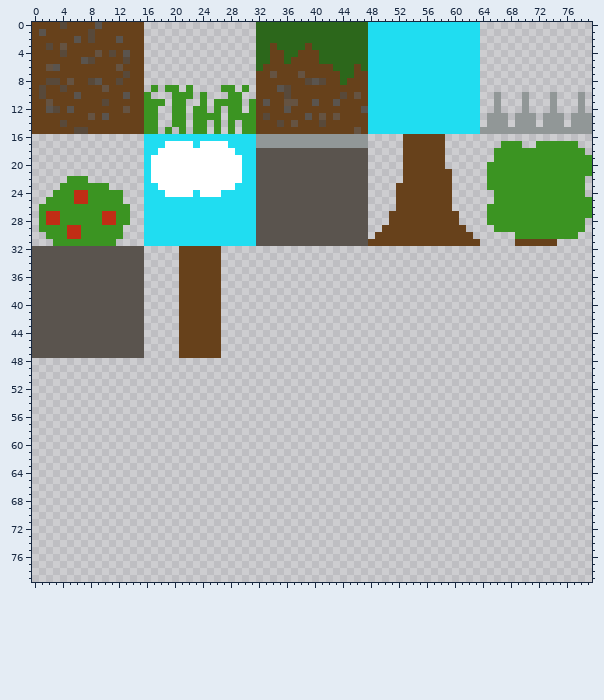
Two states of a sprite sheet, build/Wolfie2D/dist/project_assets/tilemaps/Plains.png. This is how it looked before the edit.
The file is 80x80 pixels.
The same view after the edit:
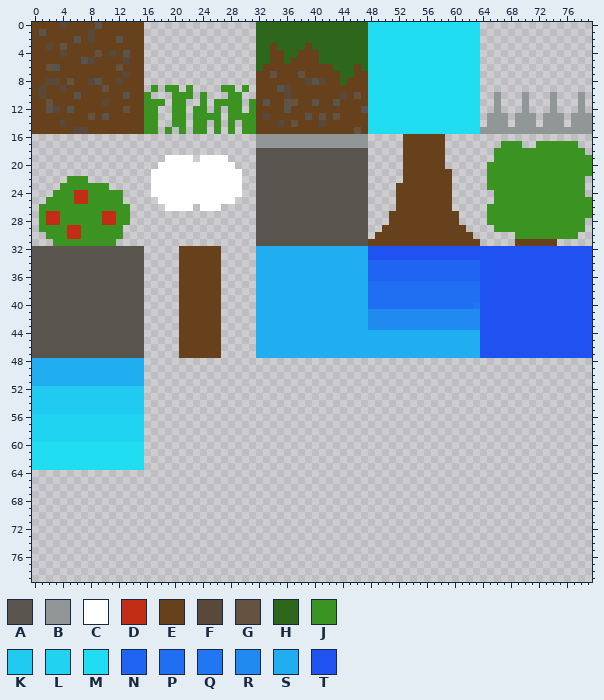
Palette (. is transparent): A #5a544e  B #919797  C #ffffff  D #c12d15  E #67411b  F #58493a  G #655342  H #2c671b  J #3b9422  K #20caf1  L #20d3f1  M #20ddf1  N #2065f1  P #206ef1  Q #2077f1  R #208af1  S #20aef1  T #2052f1
The commit says: Keyboard Input changes and updated plains
Diff:
Changed rows in their new state; - is an unchanged pixel.
first column x 0:
16 ----------------................------------------------------------------------
17 ----------------................------------------------------------------------
18 ----------------................------------------------------------------------
19 ----------------...----.----....------------------------------------------------
20 ----------------..-----------...------------------------------------------------
21 ----------------.-------------..------------------------------------------------
22 ----------------.-------------..------------------------------------------------
23 ----------------.C-----------C..------------------------------------------------
24 ----------------.CC----C---CCC..------------------------------------------------
25 ----------------..CCCCCCCCCCC...------------------------------------------------
26 ----------------...CCCC.CCC.....------------------------------------------------
27 ----------------................------------------------------------------------
28 ----------------................------------------------------------------------
29 ----------------................------------------------------------------------
30 ----------------................------------------------------------------------
31 ----------------................------------------------------------------------
32 --------------------------------SSSSSSSSSSSSSSSSTTTTTTTTTTTTTTTTTTTTTTTTTTTTTTTT
33 --------------------------------SSSSSSSSSSSSSSSSTTTTTTTTTTTTTTTTTTTTTTTTTTTTTTTT
34 --------------------------------SSSSSSSSSSSSSSSSNNNNNNNNNNNNNNNNTTTTTTTTTTTTTTTT
35 --------------------------------SSSSSSSSSSSSSSSSNNNNNNNNNNNNNNNNTTTTTTTTTTTTTTTT
36 --------------------------------SSSSSSSSSSSSSSSSNNNNNNNNNNNNNNNNTTTTTTTTTTTTTTTT
37 --------------------------------SSSSSSSSSSSSSSSSPPPPPPPPPPPPPPPPTTTTTTTTTTTTTTTT
38 --------------------------------SSSSSSSSSSSSSSSSPPPPPPPPPPPPPPPPTTTTTTTTTTTTTTTT
39 --------------------------------SSSSSSSSSSSSSSSSPPPPPPPPPPPPPPPPTTTTTTTTTTTTTTTT
40 --------------------------------SSSSSSSSSSSSSSSSPPPPPPPPPPPPPPPQTTTTTTTTTTTTTTTT
41 --------------------------------SSSSSSSSSSSSSSSSRRRRRRRRRRRRRRRRTTTTTTTTTTTTTTTT
42 --------------------------------SSSSSSSSSSSSSSSSRRRRRRRRRRRRRRRRTTTTTTTTTTTTTTTT
43 --------------------------------SSSSSSSSSSSSSSSSRRRRRRRRRRRRRRRRTTTTTTTTTTTTTTTT
44 --------------------------------SSSSSSSSSSSSSSSSSSSSSSSSSSSSSSSSTTTTTTTTTTTTTTTT
45 --------------------------------SSSSSSSSSSSSSSSSSSSSSSSSSSSSSSSSTTTTTTTTTTTTTTTT
46 --------------------------------SSSSSSSSSSSSSSSSSSSSSSSSSSSSSSSSTTTTTTTTTTTTTTTT
47 --------------------------------SSSSSSSSSSSSSSSSSSSSSSSSSSSSSSSSTTTTTTTTTTTTTTTT
48 SSSSSSSSSSSSSSSS----------------------------------------------------------------
49 SSSSSSSSSSSSSSSS----------------------------------------------------------------
50 SSSSSSSSSSSSSSSS----------------------------------------------------------------
51 SSSSSSSSSSSSSSSS----------------------------------------------------------------
52 KKKKKKKKKKKKKKKK----------------------------------------------------------------
53 KKKKKKKKKKKKKKKK----------------------------------------------------------------
54 KKKKKKKKKKKKKKKK----------------------------------------------------------------
55 KKKKKKKKKKKKKKKK----------------------------------------------------------------
56 LLLLLLLLLLLLLLLL----------------------------------------------------------------
57 LLLLLLLLLLLLLLLL----------------------------------------------------------------
58 LLLLLLLLLLLLLLLL----------------------------------------------------------------
59 LLLLLLLLLLLLLLLL----------------------------------------------------------------
60 MMMMMMMMMMMMMMMM----------------------------------------------------------------
61 MMMMMMMMMMMMMMMM----------------------------------------------------------------
62 MMMMMMMMMMMMMMMM----------------------------------------------------------------
63 MMMMMMMMMMMMMMMM----------------------------------------------------------------
